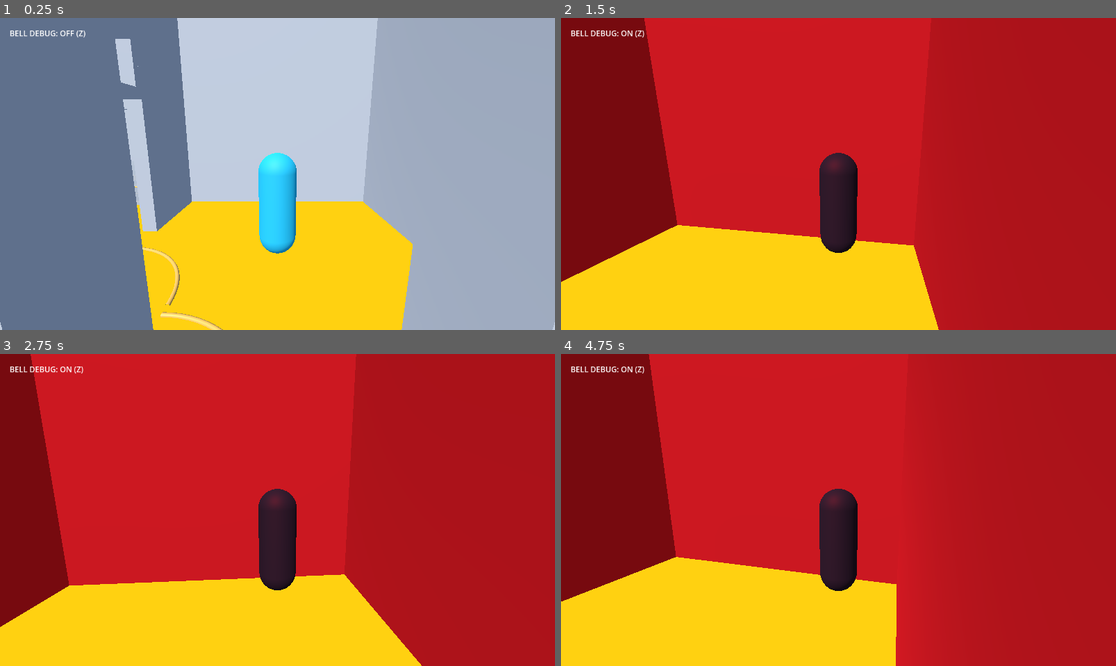
Above: before the commit, frames 1-4 (two rows, left to right).
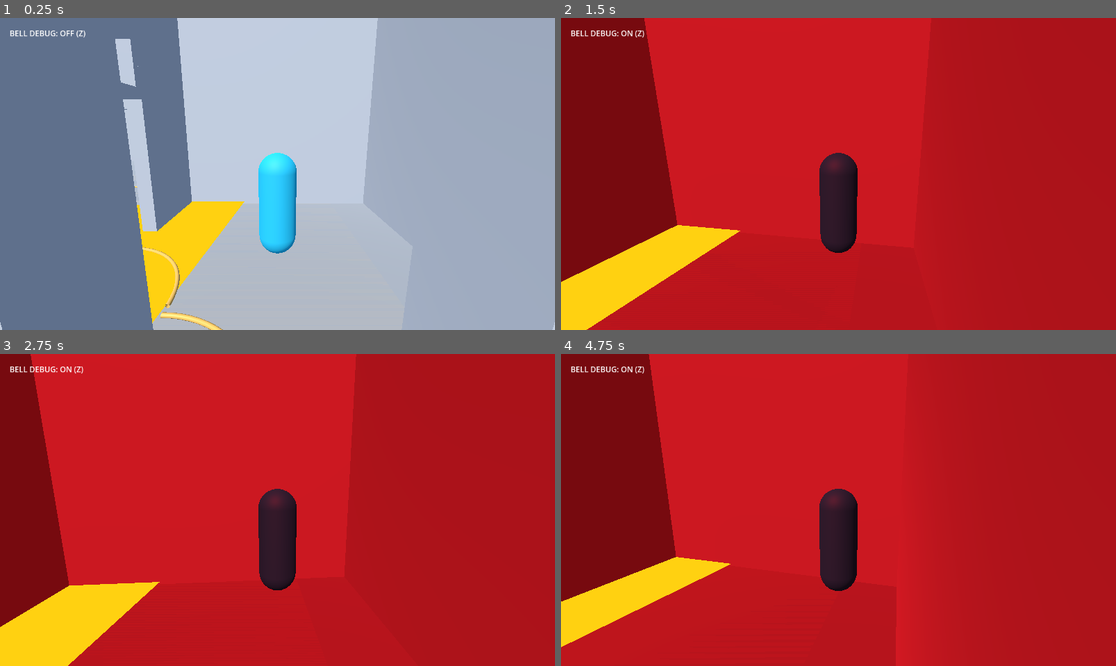
Above: after the commit, the same moments.

Repository: evanqjones/Comp440Project3
Game: Godot game, scene res://scenes/school_blockout_preview.tscn
Two runs of this game, one before a commit and one after it. Both use one fixed random seed, a clock stepped at 60 frames per second and the inputs below.
Inputs (mouse positions are in pixels of both pictures, inside the frame that each line leads up to):
- Up to frame 1 (0.25 s): no input
- Up to frame 2 (1.5 s): tap Enter at 0.5 s; move the mouse to (866, 174) at 0.52 s; hold Shift 0.53-1.28 s; hold W from 0.53 s (still down); move the mouse to (810, 174) at 1.27 s; tap Z at 1.35 s
- Up to frame 3 (2.75 s): keep holding W; move the mouse to (288, 503) at 2.02 s; hold Shift from 2.03 s (still down)
- Up to frame 4 (4.75 s): keep holding W; move the mouse to (832, 516) at 2.77 s; release Shift at 2.78 s; tap Z at 2.85, 4.35 s; move the mouse to (877, 513) at 3.52 s; hold Shift 3.53-4.28 s; move the mouse to (794, 506) at 4.27 s

The runs differ from the first frame. In frame 1, 14% of the frame differs, in the area x 27-75%, y 58-100%; in frame 2, 14%; in frame 3, 13%; in frame 4, 14%, in the area x 0-61%, y 67-100%.

Commit message:
Shorten monster search cone

Diff:
--- a/scenes/monster_placeholder.gd
+++ b/scenes/monster_placeholder.gd
@@ -1,7 +1,7 @@
 extends Node3D
 
-@export_range(4.0, 20.0, 0.5) var sight_distance: float = 10.0
-@export_range(1.0, 8.0, 0.25) var sight_half_width: float = 3.75
+@export_range(4.0, 20.0, 0.5) var sight_distance: float = 6.0
+@export_range(1.0, 8.0, 0.25) var sight_half_width: float = 2.25
 
 func _ready() -> void:
     _create_opaque_search_cone()
Not shown, changed: GODOT_SCHOOL_PREVIEW.md
Not shown, changed: WORK_LOG.md
